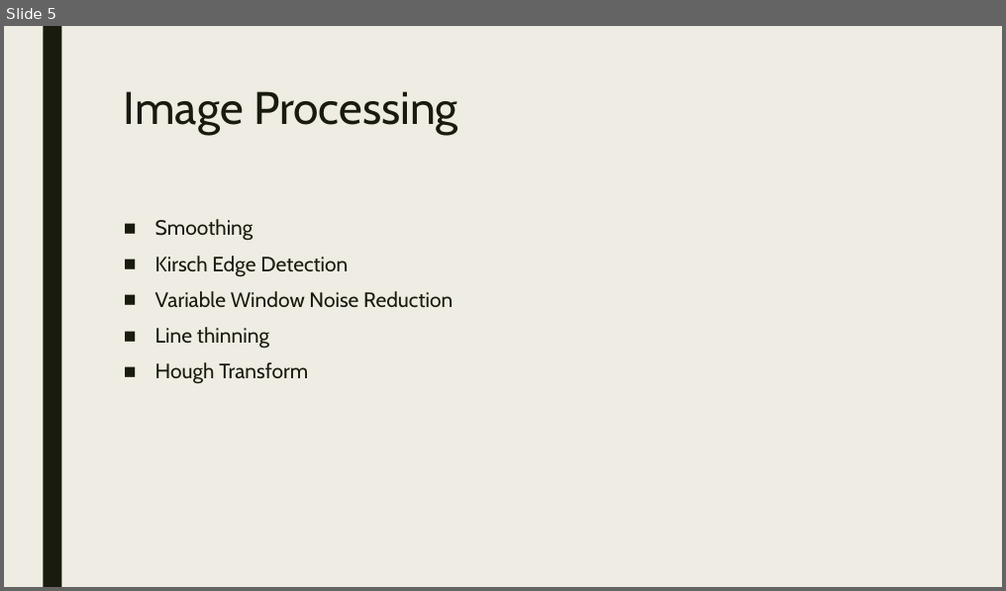
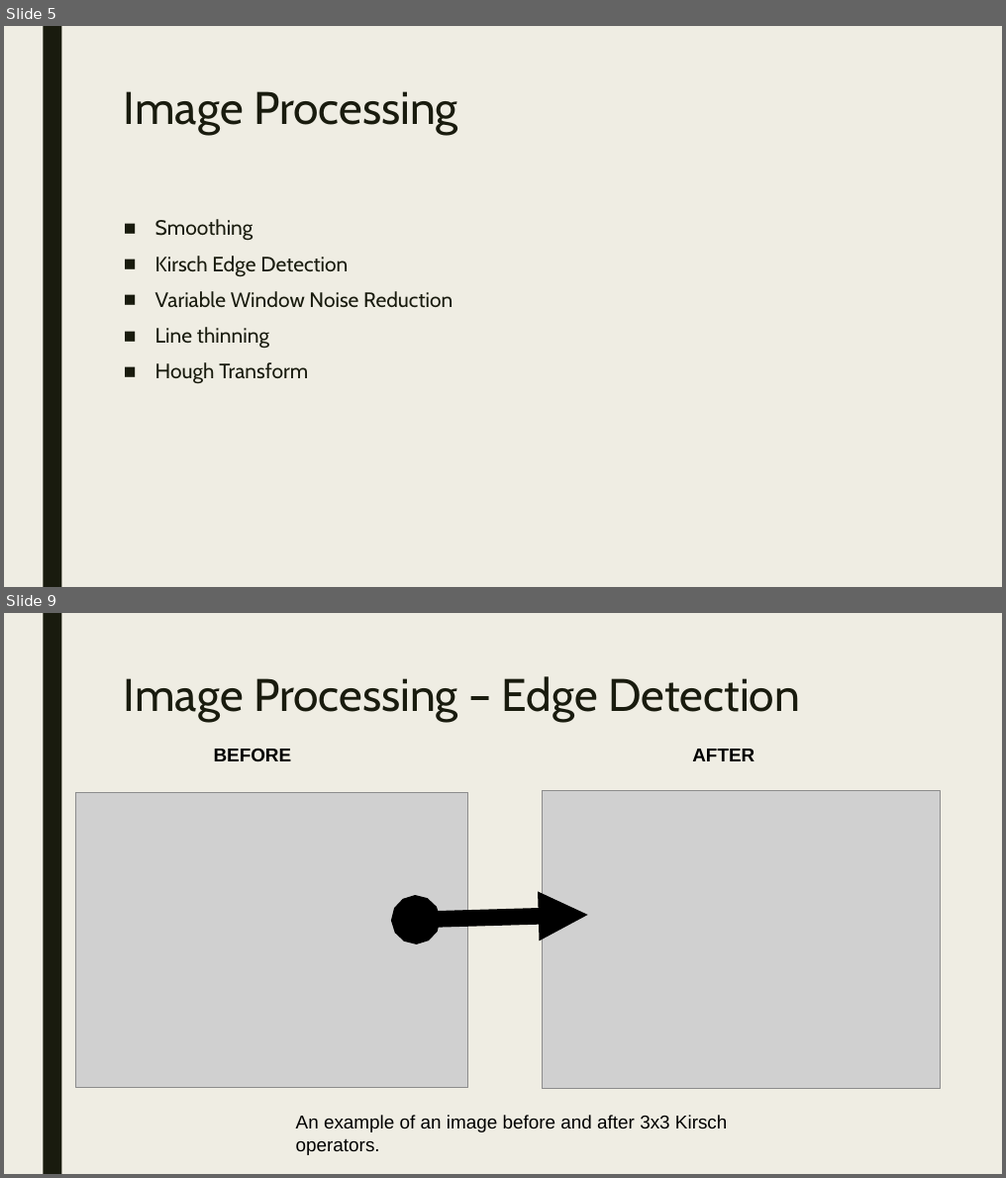
Before and after one commit to AndrewMorris-scsu/CSClassFiles, a slide deck: 334/ImagePresentation.odp. Shown one above the other, each under a label of ours: slide 5 before the commit, slides 5 and 9 after it; the slides between them are not shown. The pictures are 1006x591 and 1006x1178 pixels, drawn with LibreOffice and Linux fonts; fonts in the diff are those of the drawing; grey boxes stand for pictures. Boxes give left, top, right and bottom in pixels: in the first picture for what was removed or moved away, otherwise in the second. Text is boxed around its words. In the diff, an @@ line names an element or a change of style, - is before the commit and + after.

Commit message:
Image presentation for CSCI334

```diff
--- a/334/ImagePresentation.odp
+++ b/334/ImagePresentation.odp
@@ slide 9 added at [4, 613, 1002, 1174], background #EFEDE3; not listed: 1 template element that a slide beside it also shows @@
@@ title added at [124, 676, 800, 722], 44 pt, text #191B0E @@
+Image Processing – Edge Detection
@@ text added at [214, 748, 292, 761], 18 pt, text #000000, bold @@
+BEFORE
@@ text added at [692, 749, 754, 761], 18 pt, text #000000, bold @@
+AFTER
@@ picture added at [543, 790, 940, 1089] @@
@@ picture added at [75, 792, 468, 1087] @@
@@ double arrow added from (588, 915) to (416, 920), #000000 15.85 pt @@
@@ text added at [296, 1115, 727, 1156], 18 pt, text #000000 @@
+An example of an image before and after 3x3 Kirsch operators.
```
Also in this commit, not shown: 9 slides changed, 5 other slides added.
